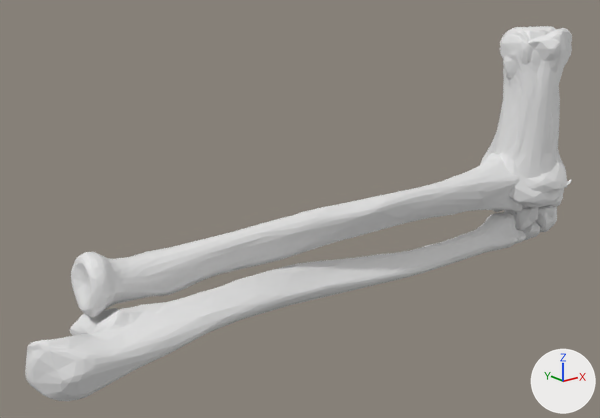
The glTF model raio-x/models/hand.glb, before and after one commit.
The view is the same before and after, from a 50 mm camera at (-3.96, -2.86, 1.41) aimed at (-1.58, 0.12, 0.22). Arrows for +X, +Y and +Z are at lower right; the lights stay in place. The first picture is the older version. Where no turn or scale is listed for an object, it has been applied to the vertices.
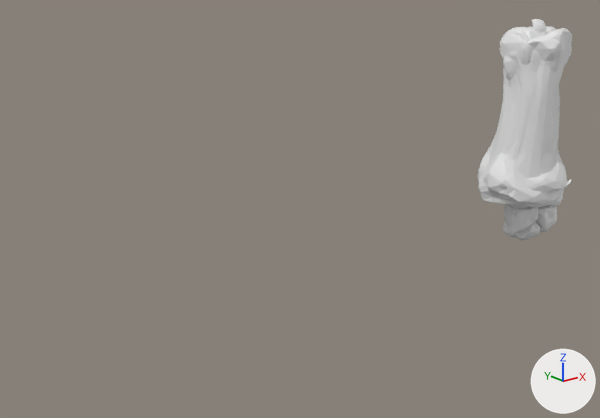
Where the newer file only moved an object's origin or applied its transform, the numbers keep the older frame.

The change, as a list of edits to the scene's bpy script:
```text
Change me_mesh_0:
    used by ob_mesh_0; location = (-3.02, 0.255, -0.282)
    remove me_mesh_0.from_pydata(...)  # 4708 vertices, 9380 faces; spans x 0.0..3.28, y -0.49..-0.02, z 0.0..0.6
    add me_mesh_0.from_pydata(...)  # 3104 vertices, 6180 faces; spans x 2.93..3.28, y -0.39..-0.07, z 0.0..0.58
    me_mesh_0 part 1: the loose piece of 802 vertices spanning x 0.28..3.04, y -0.38..-0.02, z 0.22..0.6 is deleted
    me_mesh_0 part 2: the loose piece of 802 vertices spanning x 0.0..2.96, y -0.49..-0.07, z 0.03..0.34 is deleted
    other edits to the shape of me_mesh_0 do not show in these pictures
Add me_mesh_20:
    me_mesh_20.from_pydata(...)  # 1604 vertices, 3200 faces; spans x 0.17..0.374, y -0.344..-0.18, z 0.276..1.33
Add ob_mesh_20:
    ob_mesh_20 = bpy.data.objects.new('Mesh_20', me_mesh_20)
    ob_mesh_20.location = (-0.265, 0.255, -0.282)
```

Changed parts and their boxes (x1, y1, x2, y2) in the pictures (600 x 418 px):
'Mesh_0', reshaped: before (25, 153, 561, 401); after (503, 201, 561, 240)
'Mesh_20', added (mostly hidden): after (532, 19, 547, 33)
part 1 of me_mesh_0, deleted: before (71, 153, 523, 317)
part 2 of me_mesh_0, deleted: before (25, 212, 526, 401)
